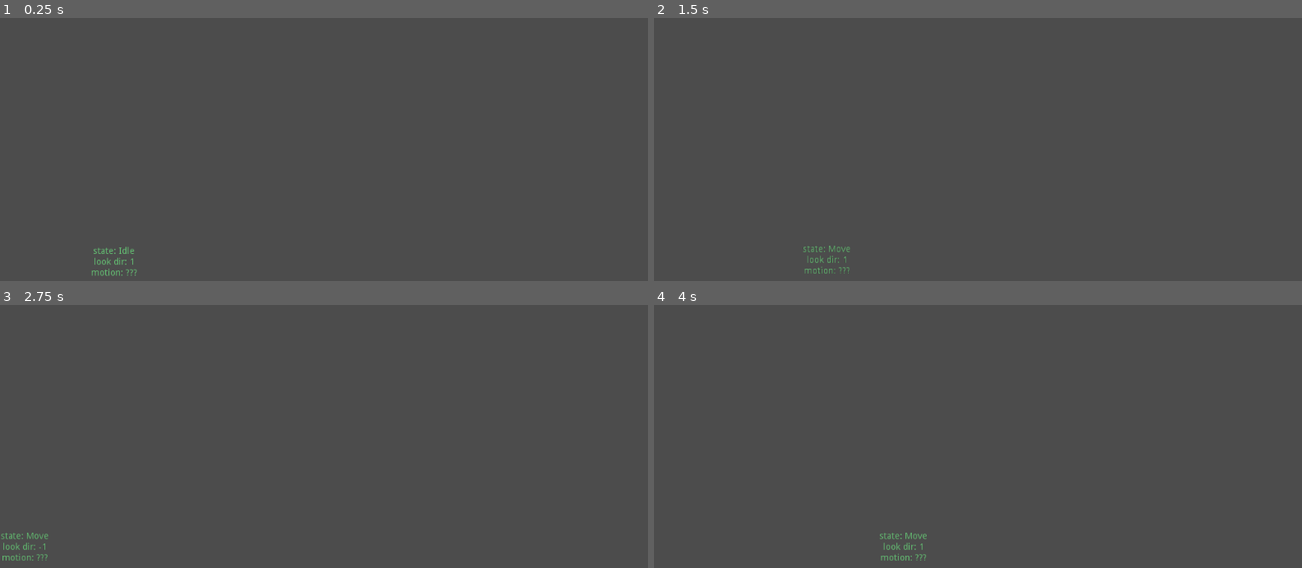
Above: before the commit, frames 1-4 (two rows, left to right).
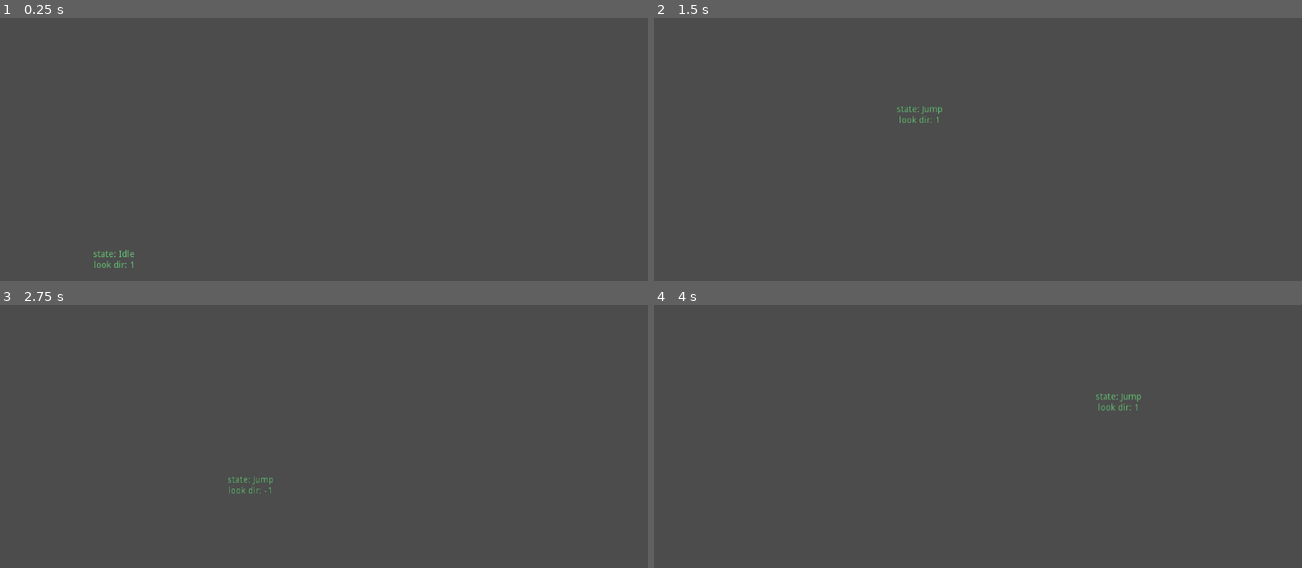
Above: after the commit, the same moments.

Repository: vicious987/slimeboy
Game: Godot game, scene res://Gameworld.tscn
Two runs of this game, one before a commit and one after it. Both use one fixed random seed, a clock stepped at 60 frames per second and the inputs below.
Inputs:
- Up to frame 1 (0.25 s): no input
- Up to frame 2 (1.5 s): tap Enter at 0.5 s; hold W (jump) 0.53-1.28 s; hold D (move_right) from 0.53 s (still down); tap W (jump) at 1.35 s
- Up to frame 3 (2.75 s): tap W (jump) at 1.52, 1.82 s; release D (move_right) at 2.03 s; hold A (move_left) from 2.03 s (still down); hold W (jump) from 2.03 s (still down)
- Up to frame 4 (4 s): release A (move_left) at 2.78 s; release W (jump) at 2.78 s; hold D (move_right) from 2.78 s (still down); tap W (jump) at 2.85, 3.02, 3.32 s; hold W (jump) from 3.53 s (still down)

The runs differ from the first frame. In frame 1, 0.3% of the frame differs, in the area x 14-22%, y 86-99%; in frame 2, 0.3%; in frame 3, 0.3%; in frame 4, 0.4%, in the area x 34-76%, y 33-98%.

Commit message:
improve on state structure (OOP)

Diff:
--- a/Player.gd
+++ b/Player.gd
@@ -1,7 +1,7 @@
 extends Node2D
 
 var look_direction:int = 1
-onready var player_motion = $KinematicBody2D2.current_state.qwe
+#onready var player_motion = $KinematicBody2D2.current_state.qwe
 onready var STATE_MACHINE = $KinematicBody2D2
 onready var DEBUG_LABEL = $KinematicBody2D2/Label
 
@@ -11,5 +11,5 @@
 func _physics_process(delta):
 	DEBUG_LABEL.text =  "state: " + str(STATE_MACHINE.current_state.name) + "\n"
 	DEBUG_LABEL.text += "look dir: " + str(look_direction) + "\n"
-	DEBUG_LABEL.text += "motion: " + str(player_motion) + "\n"
+	#DEBUG_LABEL.text += "motion: " + str(player_motion) + "\n"
 	pass
--- a/Player.tscn
+++ b/Player.tscn
@@ -35,9 +35,11 @@
 
 [node name="Move" type="Node" parent="KinematicBody2D2/States"]
 script = ExtResource( 4 )
+move_speed = 500
 
 [node name="Idle" type="Node" parent="KinematicBody2D2/States"]
 script = ExtResource( 3 )
 
 [node name="Jump" type="Node" parent="KinematicBody2D2/States"]
 script = ExtResource( 5 )
+jump_force = 1500
--- a/project.godot
+++ b/project.godot
@@ -9,12 +9,18 @@
 config_version=4
 
 _global_script_classes=[ {
+"base": "State",
+"class": "GroundState",
+"language": "GDScript",
+"path": "res://states/GroundState.gd"
+}, {
 "base": "Node",
 "class": "State",
 "language": "GDScript",
 "path": "res://states/State.gd"
 } ]
 _global_script_class_icons={
+"GroundState": "",
 "State": ""
 }
 
--- /dev/null
+++ b/states/GroundState.gd
@@ -0,0 +1,6 @@
+extends State
+class_name GroundState
+
+func handle_input(event:InputEvent) -> void:
+	if event.is_action_pressed("jump"):
+		emit_signal("done", "jump")
--- a/states/IdleState.gd
+++ b/states/IdleState.gd
@@ -1,14 +1,18 @@
-extends "./State.gd"
+extends GroundState
 
 func handle_input(event:InputEvent):
-	if event.is_action_pressed("jump"):
-		emit_signal("done", "jump")
+	.handle_input(event)
 
-func update(host, delta):
-	var input_direction = get_input_direction()
-	if input_direction:
+func update(host:KinematicBody2D, delta):
+	if get_input_direction():
 		emit_signal("done", "move")
+
+	apply_gravity()
+	host.move_and_slide(motion)
 	print(motion)
 
 func enter(host):
 	motion = Vector2.ZERO
+
+func exit(host):
+	motion.y = 0
--- a/states/Jump.gd
+++ b/states/Jump.gd
@@ -1,16 +1,21 @@
-extends "./State.gd"
+extends State
 
+export var jump_force:int = 2000
+var final_jump_force = jump_force + max_gravity_speed
+export var horizontal_maneuverability:int = 300
 
 func enter(host):
-	var d = get_input_direction()
-	update_look_direction(d)
-	motion.y -= 1000
+	motion.y = -final_jump_force
 
 func update(host:KinematicBody2D, delta):
-	if motion.y < 500:
-		motion.y += 50
+	var input_direction = get_input_direction()
+	update_look_direction(input_direction)
+
 	if host.is_on_floor() and motion.y >= 0:
 		emit_signal("done", "idle")
+
+	apply_gravity()
+	motion.x = input_direction * horizontal_maneuverability
 	host.move_and_slide(motion, Vector2.UP)
 	print(motion)
 
--- a/states/MoveState.gd
+++ b/states/MoveState.gd
@@ -1,13 +1,21 @@
-extends "./State.gd"
+extends GroundState
 
-export var MOVE_SPEED = 500
+export var move_speed = 1500
 
+func handle_input(event:InputEvent):
+	.handle_input(event)
 
 func update(host, delta):
 	var input_direction = get_input_direction()
 	update_look_direction(input_direction)
 	if not input_direction:
 		emit_signal("done", "idle")
-	motion.x = input_direction * MOVE_SPEED
-	motion = host.move_and_slide(motion, Vector2.UP)
+
+	apply_gravity()
+	motion.x = input_direction * move_speed
+
+	host.move_and_slide(motion, Vector2.UP)
 	print(motion)
+
+func exit(host):
+	motion.y = 0
--- a/states/State.gd
+++ b/states/State.gd
@@ -1,22 +1,27 @@
 extends Node
 class_name State
 
-var qwe = "???"
-var motion = Vector2() setget set_motion, get_motion
-var GRAVITY_SPEED = 100
-var MAX_GRAVITY_SPEED = 200
+#An Interface defining what state class should provide
 #signal for state transition
 signal done(next_state_name)
 
-func set_motion(v:Vector2):
-	motion = v
+func enter(host:KinematicBody2D) -> void:
+	return
+func exit(host:KinematicBody2D) -> void:
+	return
+func handle_input(event:InputEvent) -> void:
+	return
+func update(host:KinematicBody2D, delta) -> void:
+	return
 
-func get_motion():
-	return motion
+#Helper stuff
+var motion = Vector2()
+export var max_gravity_speed:int = 600
+export var gravity_speed:int = 200
 
-func apply_gravity():
-	if motion.y < MAX_GRAVITY_SPEED:
-		motion.y += GRAVITY_SPEED
+func apply_gravity() -> void:
+	if motion.y < max_gravity_speed:
+		motion.y = min(motion.y + gravity_speed, max_gravity_speed)
 
 func get_input_direction() -> int:
 	return int(Input.is_action_pressed("move_right")) - int(Input.is_action_pressed("move_left"))
@@ -24,15 +29,3 @@
 func update_look_direction(dir) -> void:
 	if dir != 0:
 		owner.look_direction = dir
-
-func enter(host):
-	return
-
-func exit(host):
-	return
-
-func handle_input(event):
-	return
-
-func update(host, delta):
-	return
